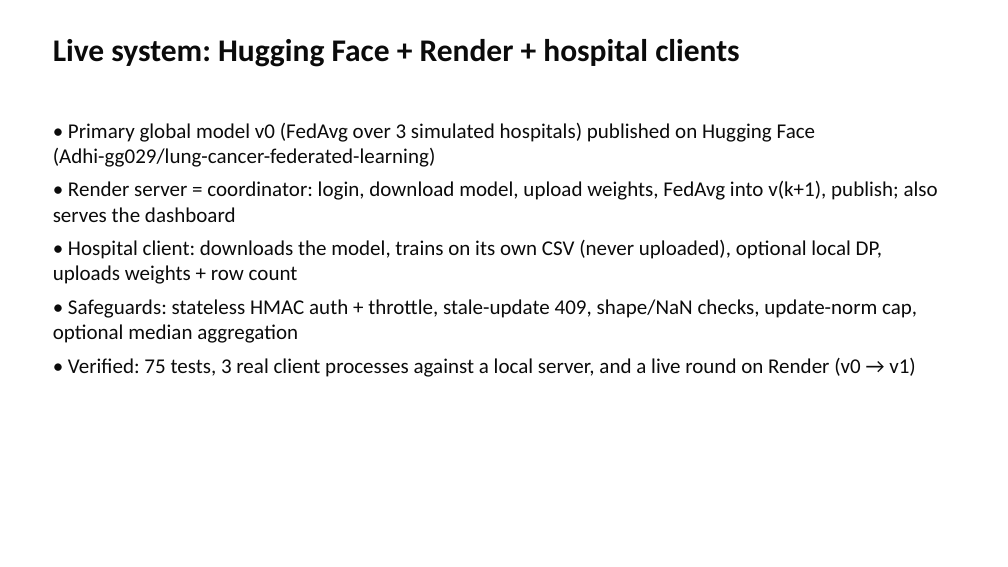
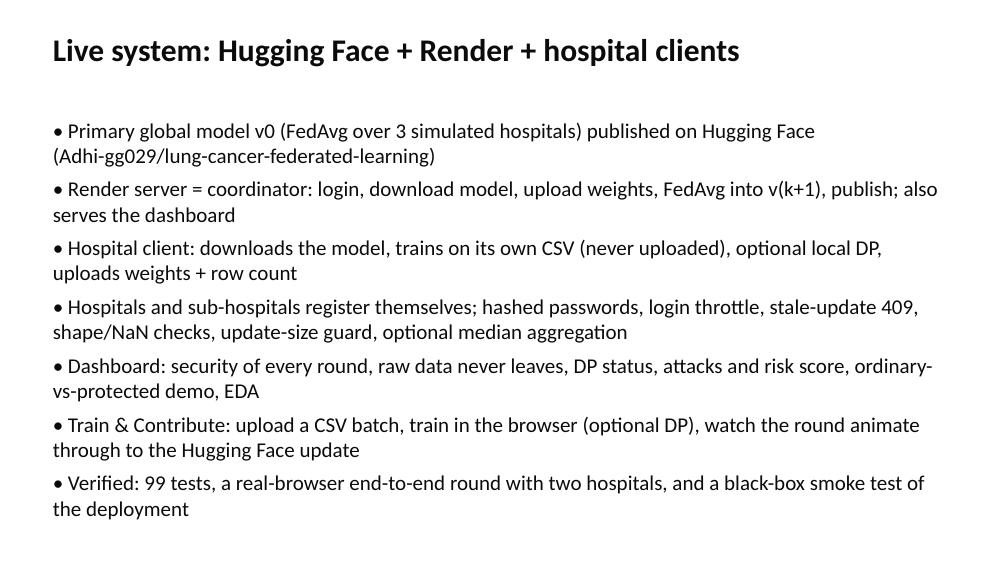
Before and after one commit to Aditya-Ganesamoorthy/DPSA-Federated-Learning-Project, a slide deck: slide 7 of Multi-Hospital Disease Prediction/docs/slides.pptx. Drawn at 1008x567 pixels with LibreOffice and Linux fonts; fonts in the diff are those of the drawing. Boxes give left, top, right and bottom in pixels: in the first picture for what was removed or moved away, otherwise in the second. Text is boxed around its words. In the diff, an @@ line names an element or a change of style, - is before the commit and + after.

```diff
--- a/Multi-Hospital Disease Prediction/docs/slides.pptx
+++ b/Multi-Hospital Disease Prediction/docs/slides.pptx
@@ text at (53,299,933,520): text changed @@
-• Safeguards: stateless HMAC auth + throttle, stale-update 409, shape/NaN checks, update-norm cap, optional median aggregation
-• Verified: 75 tests, 3 real client processes against a local server, and a live round on Render (v0 → v1)
+• Hospitals and sub-hospitals register themselves; hashed passwords, login throttle, stale-update 409, shape/NaN checks, update-size guard, optional median aggregation
+• Dashboard: security of every round, raw data never leaves, DP status, attacks and risk score, ordinary-vs-protected demo, EDA
+• Train & Contribute: upload a CSV batch, train in the browser (optional DP), watch the round animate through to the Hugging Face update
+• Verified: 99 tests, a real-browser end-to-end round with two hospitals, and a black-box smoke test of the deployment
```
Also in this commit, not shown: 24 other files.
